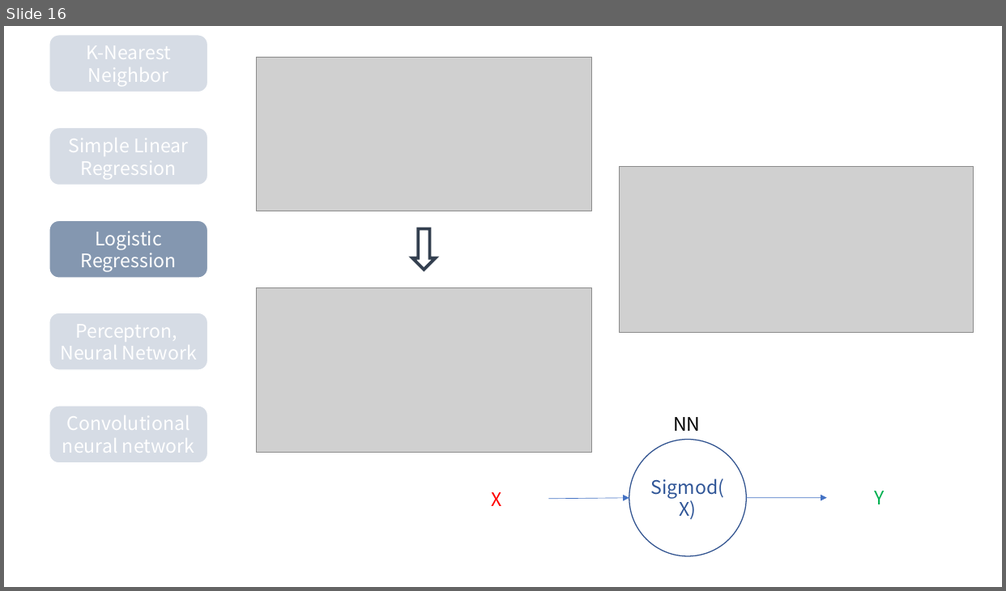
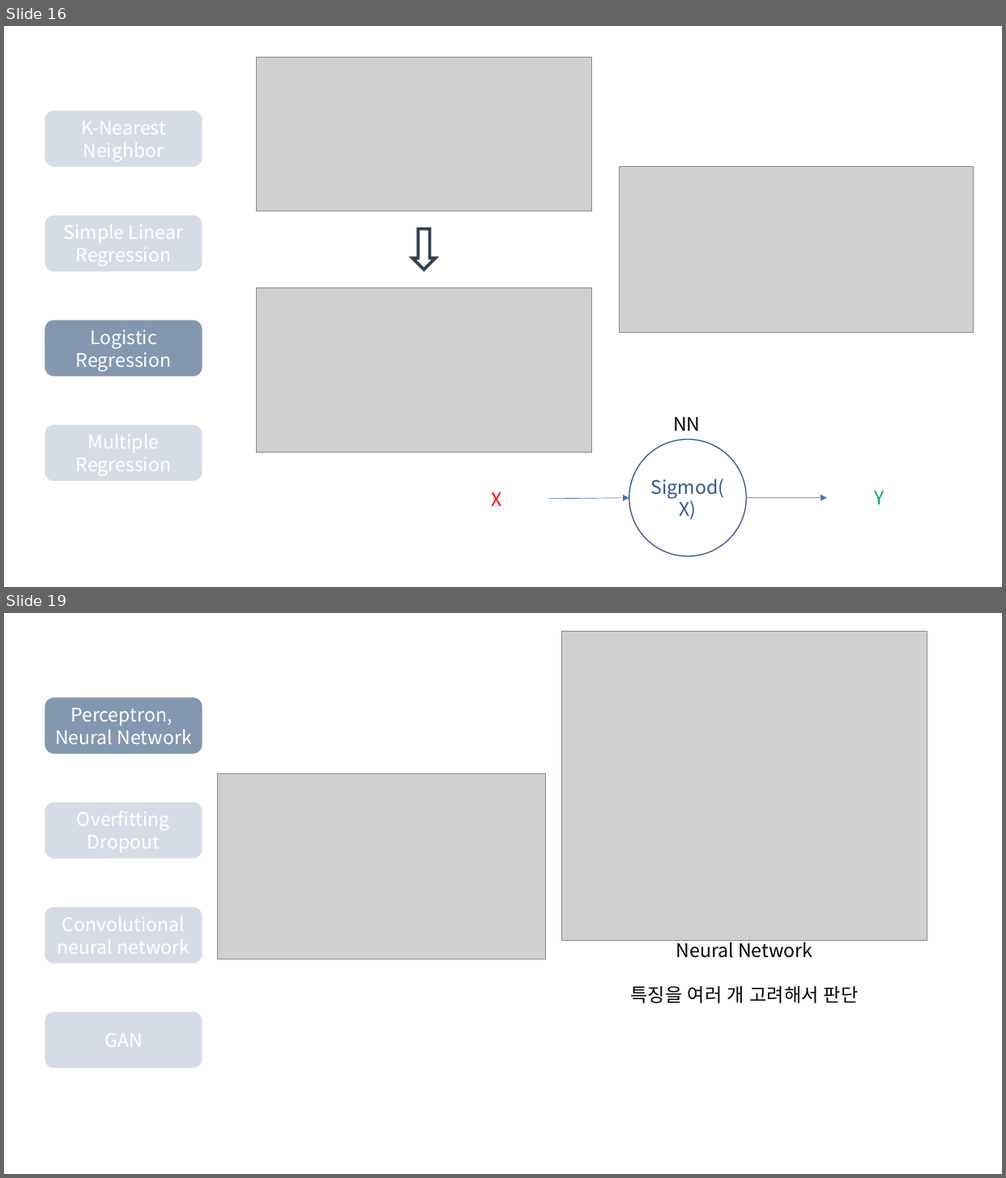
Before and after one commit to Linejin/ai_study, a slide deck: planning/AI seminar.pptx. Shown one above the other, each under a label of ours: slide 16 before the commit, slides 16 and 19 after it; the slides between them are not shown. The pictures are 1006x591 and 1006x1178 pixels, drawn with LibreOffice and Linux fonts; fonts in the diff are those of the drawing; grey boxes stand for pictures. Boxes give left, top, right and bottom in pixels: in the first picture for what was removed or moved away, otherwise in the second. Text is boxed around its words. In the diff, an @@ line names an element or a change of style, - is before the commit and + after.

```diff
--- a/planning/AI seminar.pptx
+++ b/planning/AI seminar.pptx
@@ slide 19 added at box(4, 613, 1002, 1174), background #FFFFFF @@
@@ picture added at box(562, 631, 928, 940) @@
@@ rounded rectangle added at box(44, 697, 203, 755), fill #8497B0, outline #FFFFFF 1 pt, 18 pt, text #FFFFFF @@
+Perceptron,
+Neural Network
@@ picture added at box(217, 774, 545, 960) @@
@@ rounded rectangle added at box(44, 802, 203, 859), fill #D6DCE5, outline #FFFFFF 1 pt, 18 pt, text #FFFFFF @@
+Overfitting
+Dropout
@@ rounded rectangle added at box(44, 906, 203, 964), fill #D6DCE5, outline #FFFFFF 1 pt, 18 pt, text #FFFFFF @@
+Convolutional
+neural network
@@ text added at box(631, 939, 859, 1003), 18 pt, text #000000 @@
+Neural Network
+특징을 여러 개 고려해서 판단
@@ rounded rectangle added at box(44, 1012, 203, 1070), fill #D6DCE5, outline #FFFFFF 1 pt, 18 pt, text #FFFFFF @@
+GAN
@@ slide 16 changed as well @@
@@ rounded rectangle "K-Nearest Neighbor": place and size @@
-rounded rectangle "K-Nearest Neighbor" at box(49, 35, 208, 92)
+rounded rectangle "K-Nearest Neighbor" at box(44, 110, 203, 168)
@@ rounded rectangle "Simple Linear Regression": place and size @@
-rounded rectangle "Simple Linear Regression" at box(49, 128, 208, 186)
+rounded rectangle "Simple Linear Regression" at box(44, 215, 203, 272)
@@ rounded rectangle removed at box(49, 313, 208, 370) @@
-Perceptron,
-Neural Network
@@ rounded rectangle "Logistic Regression": place and size @@
-rounded rectangle "Logistic Regression" at box(49, 220, 208, 278)
+rounded rectangle "Logistic Regression" at box(44, 319, 203, 377)
@@ rounded rectangle removed at box(49, 407, 208, 464) @@
-Convolutional
-neural network
@@ rounded rectangle added at box(44, 425, 203, 483), fill #D6DCE5, outline #FFFFFF 1 pt, 18 pt, text #FFFFFF @@
+Multiple
+Regression
```
Also in this commit, not shown: 14 other slides changed, 10 other slides added, 6 slides removed.
